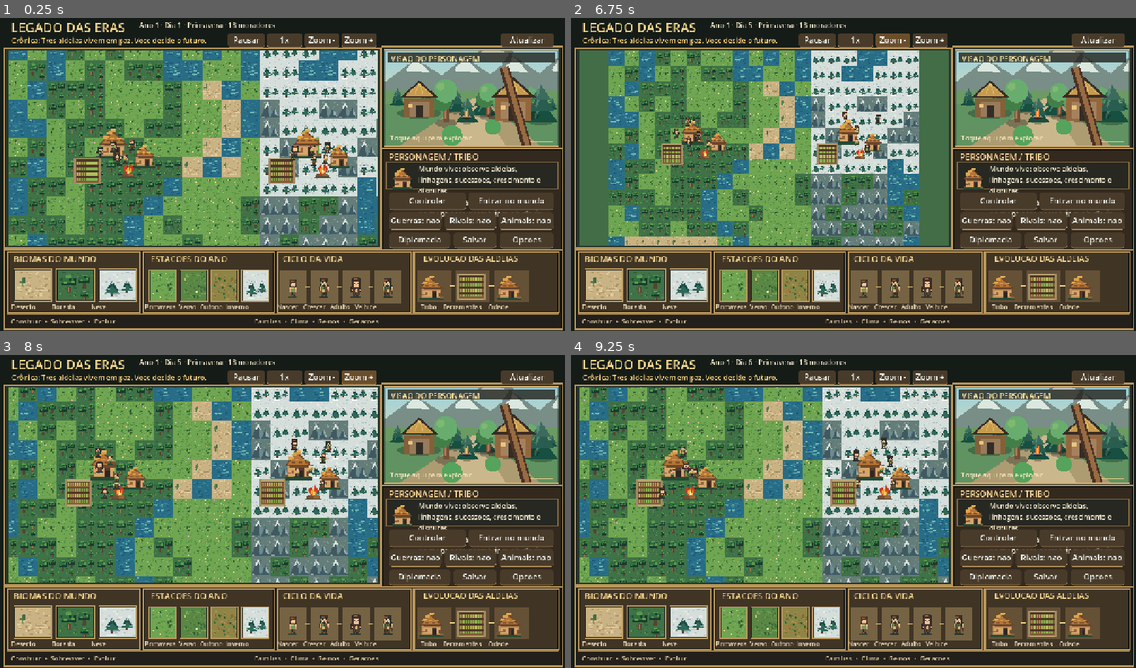
Above: before the commit, frames 1-4 (two rows, left to right).
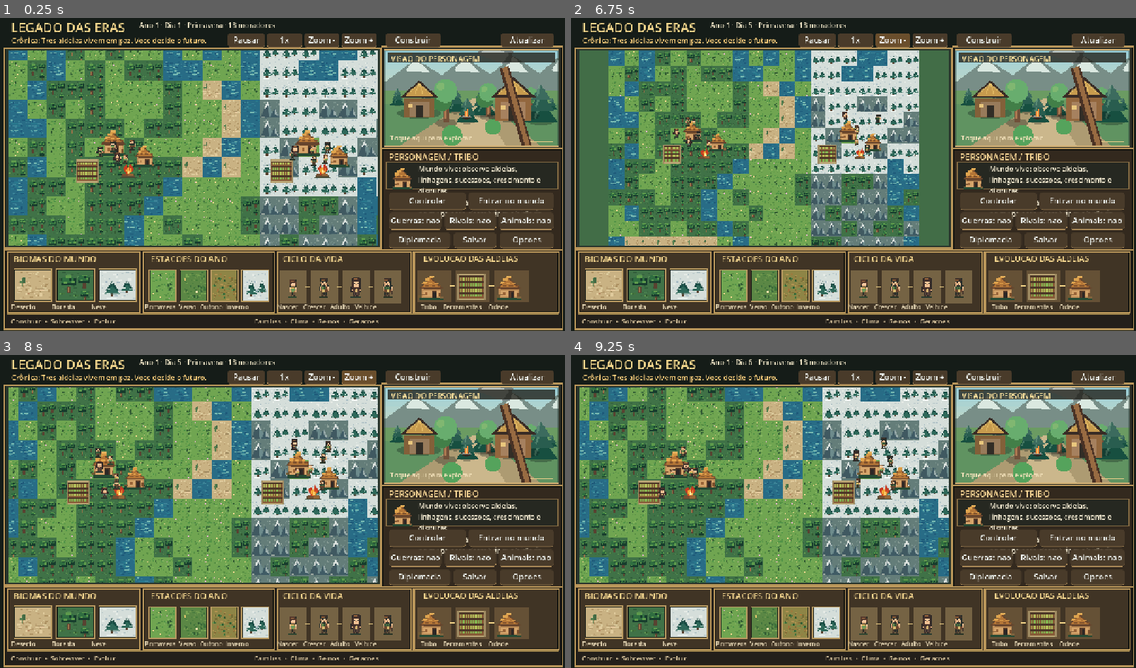
Above: after the commit, the same moments.

Repository: contateste123455667788994321-max/legados-das-eras
Game: Godot game, scene res://scenes/Main.tscn
Same seed, same stepped clock (60 frames per second), same inputs: the game is played once before the commit and once after it.
Inputs (mouse positions are in pixels of both pictures, inside the frame that each line leads up to):
- Up to frame 1 (0.25 s): no input
- Up to frame 2 (6.75 s): click (983, 39) at 0.5 s, where only the run after the commit has a clickable "Construir"; click (802, 255) at 1.25 s, where only the run after the commit has a clickable "Voltar"; click "Pausar" at 2 s; click "Retomar" at 2.75 s; click "1x" at 3.5 s; click "2x" at 4.25 s; click "4x" at 5 s; click "0.5x" at 5.75 s; click "Zoom -" at 6.5 s
- Up to frame 3 (8 s): click "Zoom +" at 7.25 s
- Up to frame 4 (9.25 s): click "Atualizar" at 8 s; click "Entendi" at 8.75 s

The runs differ from the first frame. In frame 1, 1.5% of the frame differs, in the area x 13-78%, y 4-53%; in frame 2, 1.1%; in frame 3, 1.4%; in frame 4, 1.4%.

Commit message:
gameplay: add build menu, village resources and visibly expanding farms/houses with construction progress bar

Diff:
--- a/scripts/main.gd
+++ b/scripts/main.gd
@@ -134,6 +134,7 @@
 	speed_button = _button("1x", Vector2(604, 43), Vector2(80, 34), Callable(self, "_change_speed"))
 	_button("Zoom -", Vector2(689, 43), Vector2(79, 34), Callable(self, "_zoom_out"))
 	_button("Zoom +", Vector2(773, 43), Vector2(80, 34), Callable(self, "_zoom_in"))
+	_button("Construir", Vector2(873, 43), Vector2(125, 34), Callable(self, "_show_construction"))
 	_button("Atualizar", Vector2(1134, 43), Vector2(120, 34), Callable(self, "_check_updates"))
 	_label("VISAO DO PERSONAGEM", Vector2(885, 89), Vector2(330, 28), 17, Color("#f8df9c"))
 	_label("Toque aqui para explorar", Vector2(883, 270), Vector2(341, 27), 15, Color("#f3e2bb"))
@@ -254,7 +255,7 @@
 			var latest_event := "Nenhuma lembranca registrada"
 			if not memories.is_empty():
 				latest_event = str(memories.back().get("event", latest_event))
-			info_label.text = "%s • %d anos\n%s | %s\n%s" % [str(p["name"]), int(float(p["age"])), home, profession, str(p["role"])]
+			info_label.text = "%s • %d anos\n%s | %s\n%s" % [str(p["name"]), int(float(p["age"])), home, profession, str(p.get("task", "Observando"))]
 			return
 	if selected_town_id > 0:
 		var t: Dictionary = world.get_town(selected_town_id)
@@ -324,23 +325,47 @@
 				draw_texture_rect_region(tile_texture, clipped_tile, region)
 			else:
 				draw_rect(clipped_tile, Color("#528c55"), true)
-	# Vilarejos construidos com cabanas, hortas e fogueiras visiveis.
+	# Quantidade real de casas e fazendas aparece no mapa, conforme o estoque da vila.
+	var house_spots: Array[Vector2] = [
+		Vector2(0.0, -0.35), Vector2(1.60, 0.35), Vector2(-1.25, -0.75),
+		Vector2(2.15, -0.85), Vector2(-2.4, 0.15), Vector2(0.95, -1.65),
+		Vector2(-1.35, 1.45), Vector2(2.9, 1.15)
+	]
+	var farm_spots: Array[Vector2] = [
+		Vector2(-1.4, 1.15), Vector2(-2.2, 2.20), Vector2(1.3, 1.85),
+		Vector2(2.9, 2.0), Vector2(-2.8, -1.1), Vector2(3.1, -1.4)
+	]
 	for town in world.towns:
 		var center := _world_to_screen(Vector2(float(town["x"]) + 0.5, float(town["y"]) + 0.5))
-		if center.x < MAP_AREA.position.x - 100 or center.x > MAP_AREA.end.x + 100:
-			continue
-		if center.y < MAP_AREA.position.y - 100 or center.y > MAP_AREA.end.y + 100:
+		if not MAP_AREA.grow(140.0).has_point(center):
 			continue
 		var unit := TILE_SIZE * zoom
-		_draw_sprite("farm", center + Vector2(-1.4, 1.15) * unit, Vector2(1.5, 1.5) * unit, true)
-		_draw_sprite("hut", center + Vector2(0.0, -0.35) * unit, Vector2(1.85, 1.85) * unit, true)
-		if int(town.get("houses", 2)) >= 2:
-			_draw_sprite("hut", center + Vector2(1.6, 0.35) * unit, Vector2(1.45, 1.45) * unit, true)
-		if int(town.get("houses", 2)) >= 3:
-			_draw_sprite("hut", center + Vector2(-1.25, -0.75) * unit, Vector2(1.35, 1.35) * unit, true)
+		# A terra cultivada cresce quando uma fazenda fica pronta.
+		for i in range(mini(int(town.get("farms", 1)), farm_spots.size())):
+			var spot: Vector2 = farm_spots[i]
+			_draw_sprite("farm", center + spot * unit, Vector2(1.32, 1.32) * unit, true)
+		for i in range(mini(int(town.get("houses", 2)), house_spots.size())):
+			var spot: Vector2 = house_spots[i]
+			var house_size: float = 1.62 if i == 0 else 1.35
+			_draw_sprite("hut", center + spot * unit, Vector2(house_size, house_size) * unit, true)
 		_draw_sprite("fire", center + Vector2(0.7, 1.0) * unit, Vector2(1.2, 1.2) * unit, true)
-		if int(town["id"]) == selected_town_id:
-			draw_arc(center, 35.0 * zoom, 0, TAU, 32, Color("#fff0a0"), 3.0)
+		var site: Dictionary = town.get("construction", {})
+		if not site.is_empty() and MAP_AREA.grow(-35.0).has_point(center):
+			var kind: String = str(site.get("kind", "house"))
+			var total: float = maxf(1.0, float(site.get("duration", 12.0)))
+			var progress: float = clampf(float(site.get("progress", 0.0)) / total, 0.0, 1.0)
+			var line_start: Vector2 = center + Vector2(-35.0, -58.0) * zoom
+			var size: Vector2 = Vector2(70.0, 7.0) * zoom
+			draw_rect(Rect2(line_start, size), Color("#392c20"), true)
+			draw_rect(Rect2(line_start, Vector2(size.x * progress, size.y)), Color("#e6bd72"), true)
+			draw_rect(Rect2(line_start, size), Color("#f4d8a1"), false, maxf(1.0, zoom))
+			var build_spot: Vector2 = house_spots[mini(int(town.get("houses", 2)), house_spots.size()-1)] if kind == "house" else farm_spots[mini(int(town.get("farms", 1)), farm_spots.size()-1)]
+			var scaffold: Vector2 = center + build_spot * unit
+			if MAP_AREA.has_point(scaffold):
+				draw_line(scaffold + Vector2(-15, 10) * zoom, scaffold + Vector2(15, -21) * zoom, Color("#ddbe7e"), maxf(1.0, 3.0 * zoom))
+				draw_line(scaffold + Vector2(15, 10) * zoom, scaffold + Vector2(-15, -21) * zoom, Color("#b78c5d"), maxf(1.0, 3.0 * zoom))
+		if int(town["id"]) == selected_town_id and MAP_AREA.has_point(center):
+			draw_arc(center, 35.0 * zoom, 0.0, TAU, 32, Color("#fff0a0"), 3.0)
 	# Personagens separados visualmente por idade e aparencia.
 	for p in world.people:
 		if not bool(p["alive"]):
@@ -707,6 +732,89 @@
 	world.toggle_predators()
 	_refresh_ui()
 
+func _preferred_town_id() -> int:
+	if selected_town_id > 0:
+		return selected_town_id
+	if selected_person_id > 0:
+		var person: Dictionary = world.get_person(selected_person_id)
+		if not person.is_empty():
+			return int(person["town"])
+	if controlled_id > 0:
+		var actor: Dictionary = world.get_person(controlled_id)
+		if not actor.is_empty():
+			return int(actor["town"])
+	if world.towns.is_empty():
+		return 0
+	# A aldeia que ocupa o centro da camera e o alvo padrao.
+	var focus: Vector2 = _screen_to_world(MAP_AREA.get_center())
+	var nearest_id: int = int(world.towns[0]["id"])
+	var best_distance: float = INF
+	for town in world.towns:
+		var distance: float = Vector2(float(town["x"]) + 0.5, float(town["y"]) + 0.5).distance_to(focus)
+		if distance < best_distance:
+			best_distance = distance
+			nearest_id = int(town["id"])
+	return nearest_id
+
+func _show_construction() -> void:
+	if world.towns.is_empty():
+		return
+	var dialog := ConfirmationDialog.new()
+	dialog.title = "Construir na aldeia"
+	dialog.dialog_text = "As construcoes usam madeira e demoram alguns segundos de jogo."
+	dialog.ok_button_text = "Iniciar obra"
+	dialog.cancel_button_text = "Voltar"
+	var body := VBoxContainer.new()
+	body.position = Vector2(20, 102)
+	body.size = Vector2(510, 192)
+	body.add_theme_constant_override("separation", 8)
+	dialog.add_child(body)
+	var town_picker := OptionButton.new()
+	var build_picker := OptionButton.new()
+	for town in world.towns:
+		town_picker.add_item(str(town["name"]), int(town["id"]))
+	build_picker.add_item("Casa (14 madeira)", 0)
+	build_picker.add_item("Fazenda (18 madeira)", 1)
+	var prefer_id := _preferred_town_id()
+	for i in range(town_picker.item_count):
+		if town_picker.get_item_id(i) == prefer_id:
+			town_picker.select(i)
+			break
+	var label := Label.new()
+	label.text = "Aldeia"
+	body.add_child(label)
+	body.add_child(town_picker)
+	var build_label := Label.new()
+	build_label.text = "Projeto"
+	body.add_child(build_label)
+	body.add_child(build_picker)
+	var stock_label := Label.new()
+	body.add_child(stock_label)
+	var refresh_stock := func(_unused = -1) -> void:
+		var t: Dictionary = world.get_town(town_picker.get_selected_id())
+		if t.is_empty():
+			return
+		var site: Dictionary = t.get("construction", {})
+		var status: String = " | Obra em andamento" if not site.is_empty() else ""
+		stock_label.text = "Madeira: %d | Casas: %d | Fazendas: %d%s" % [int(float(t["wood"])), int(t.get("houses", 2)), int(t.get("farms", 1)), status]
+	town_picker.item_selected.connect(refresh_stock)
+	refresh_stock.call()
+	dialog.confirmed.connect(func() -> void:
+		var kind: String = "farm" if build_picker.get_selected_id() == 1 else "house"
+		var target: int = town_picker.get_selected_id()
+		if world.start_construction(target, kind):
+			selected_town_id = target
+			selected_person_id = 0
+			selected_beast_id = 0
+			world.save_world()
+		_refresh_ui()
+		queue_redraw()
+		dialog.queue_free()
+	)
+	dialog.canceled.connect(dialog.queue_free)
+	add_child(dialog)
+	dialog.popup_centered(Vector2i(560, 430))
+
 func _show_diplomacy() -> void:
 	if world.towns.size() < 2:
 		return
